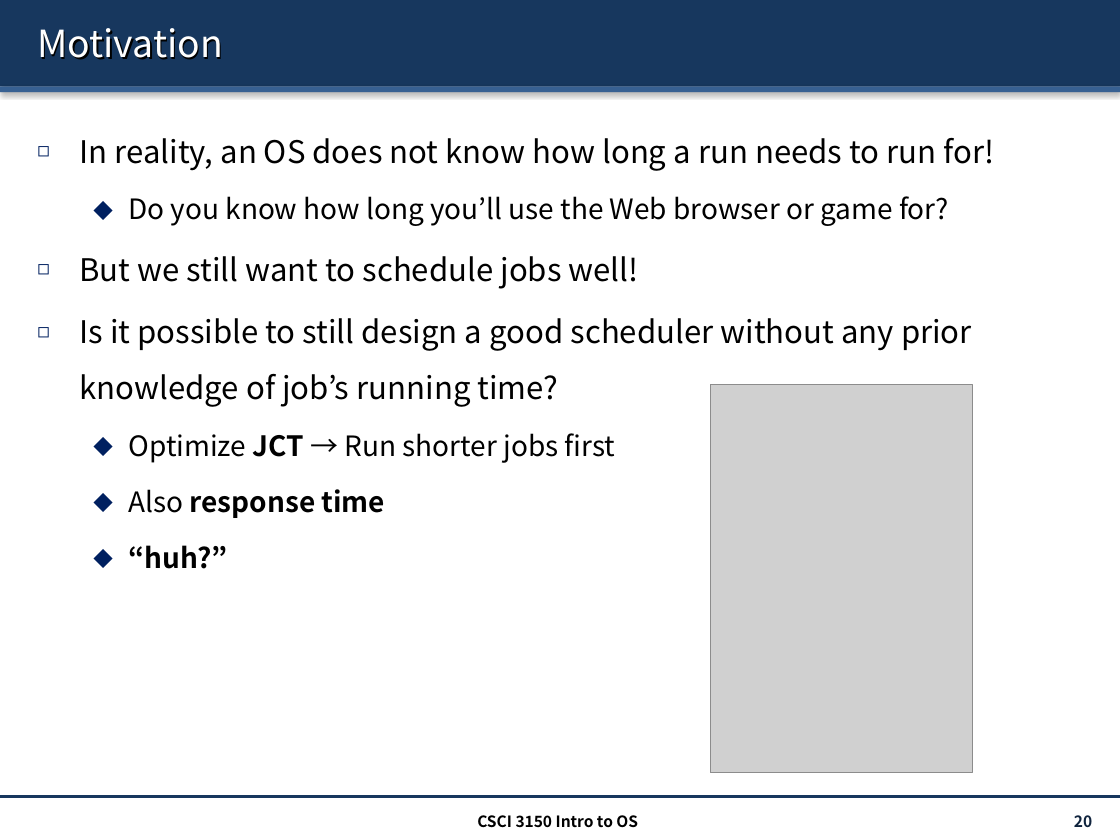
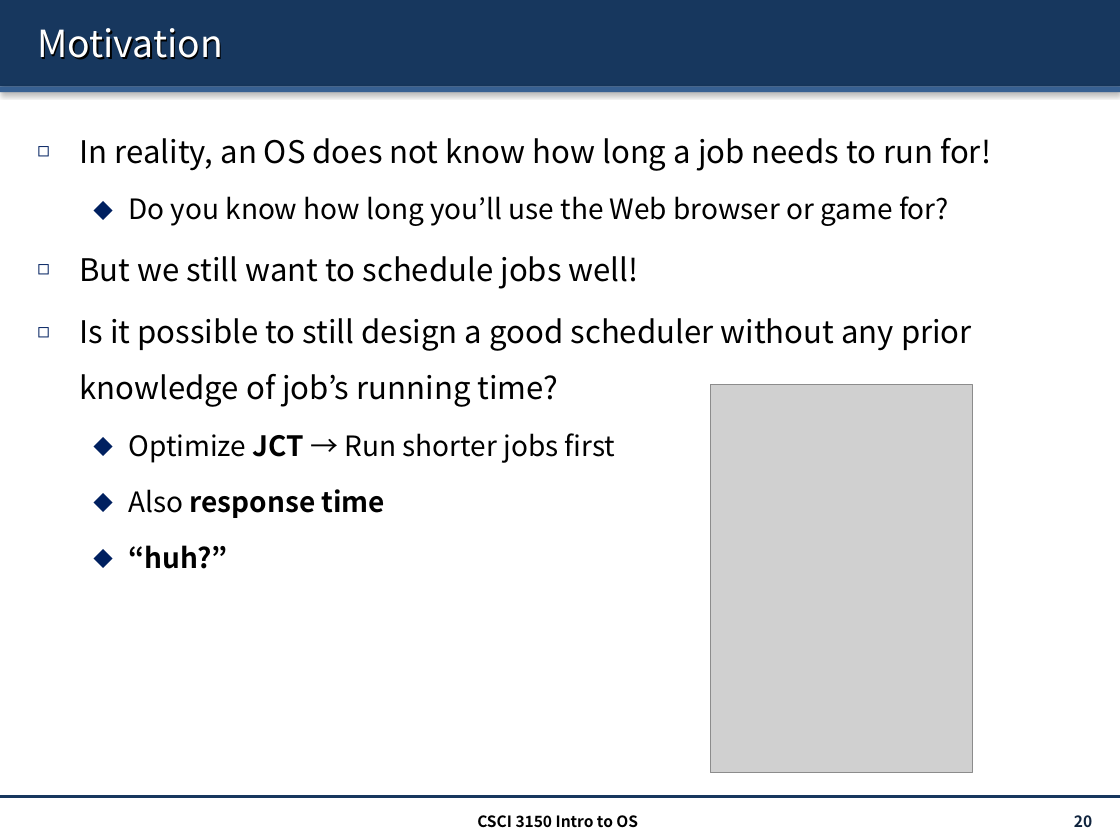
Before and after one commit to henryhxu/CSCI3150, a slide deck: slide 20 of lecture/lec9_sched.pptx. Drawn at 1120x840 pixels with LibreOffice and Linux fonts; fonts in the diff are those of the drawing; grey boxes stand for pictures. Boxes give left, top, right and bottom in pixels: in the first picture for what was removed or moved away, otherwise in the second. Text is boxed around its words. In the diff, an @@ line names an element or a change of style, - is before the commit and + after.

```diff
--- a/lecture/lec9_sched.pptx
+++ b/lecture/lec9_sched.pptx
@@ text at [79,138,991,171]: text changed @@
-◻ In reality, an OS does not know how long a run needs to run for!
+◻ In reality, an OS does not know how long a job needs to run for!
```
Also in this commit, not shown: 18 other slides changed, 1 other file.
